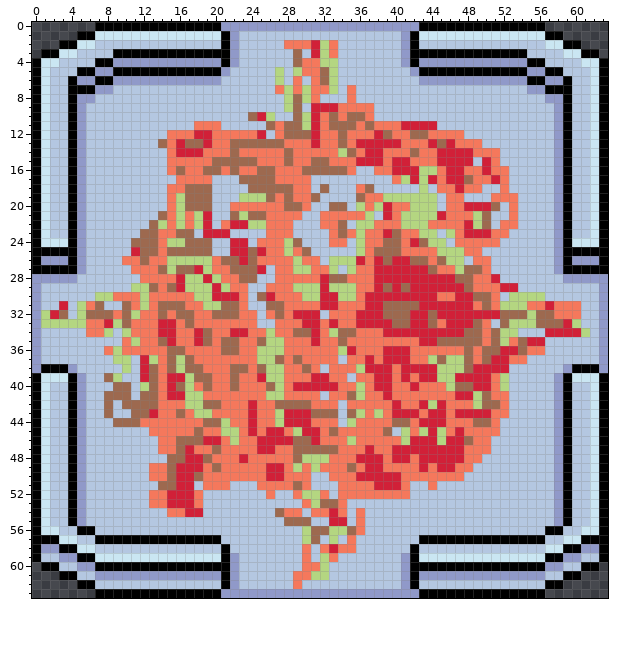
Edited in one commit: pixel-art sprite (src/main/resources/actorData/system_science/growspace/fuel.png). That is the earlier state.
The file is 64x64 pixels.
The same view after the edit:
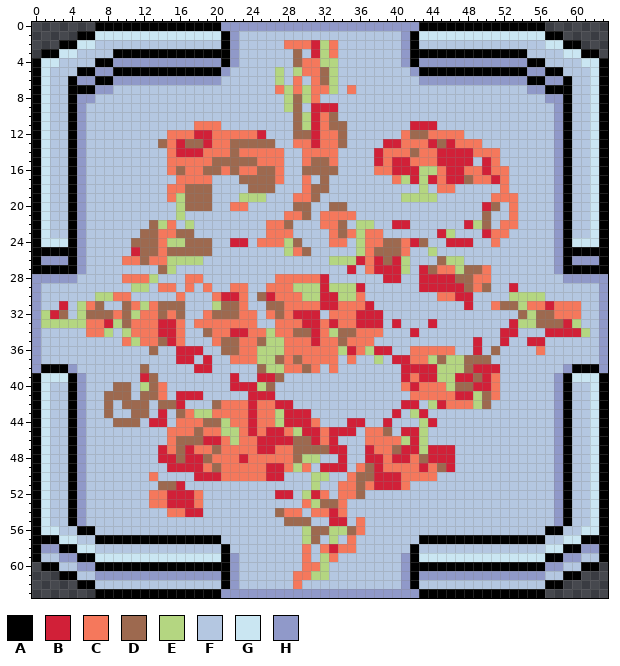
Palette (. is transparent): A #000000  B #d12038  C #f5785c  D #9d694f  E #b4d681  F #b4c7e1  G #cae6f2  H #9099c9
From old to new:
y 8: x 35 C -> F
y 9: x 34..37 CCCC -> FFFF
y 10: x 24..26 DBE -> FFF; x 34..37 CDDC -> FFFF
y 11: x 26..28 DCD -> FFF; x 35..41 DCDCCCB -> FFFFFFF
y 12: x 27..28 CD -> FF; x 35..40 CCCBDC -> FFFFFF
y 13: x 27..28 DC -> FF; x 35..38 CBBB -> FFFF
y 14: x 28..29 DC -> FF; x 34..37 EDCB -> FFFF
y 15: x 28..29 DC -> FF; x 34..37 CCBB -> FFFF
y 16: x 28..29 CC -> FF; x 34..35 DC -> FF
y 17: x 28..29 CC -> FF; x 32 F -> D
y 18: x 27..29 DDC -> FFF; x 31 F -> D; x 36..37 CD -> FF; x 47..49 BCC -> FFF
y 19: x 26..28 DCD -> FFF; x 36..40 DCCEE -> FFFFF; x 46..47 CC -> FF
y 20: x 15 C -> F; x 24..28 CCCCD -> FFFFF; x 30 C -> D; x 36..44 ECEBCCEEE -> FFFFFFFFF; x 46..49 CCBB -> FFFF
y 21: x 14..15 DC -> FF; x 17..19 CEB -> FFF; x 22..27 DEDDCC -> FFFFFF; x 30 F -> D; x 36..37 CE -> FF; x 39..49 BCEEEEBCCCE -> FFFFFFFFFFF
y 22: x 16..19 ECEB -> FEFF; x 21..25 CBBEE -> FFFFF; x 28 C -> D; x 38..47 CCCEEECCCC -> FFBBFFFFFF
y 23: x 19..21 BBB -> FFF; x 39..45 BDCCEEF -> FFFFFFB; x 47..49 CBB -> FFF
y 24: x 44..50 EEFCCCC -> FFBBBFF
y 25: x 22..27 BBDBCC -> FFFFFF; x 42..49 CCCEEECC -> FFEFFFFF
y 26: x 19..31 ECDDBDCCCCECC -> FFFFFFFFFFFFF; x 41..44 BDDC -> EFFF; x 49..50 CC -> FF
y 27: x 11..13 CCC -> FFF; x 16..25 DDBECCDDDB -> FFFFFFFFFF; x 27..33 CCEECCE -> FFFFFFF; x 35..36 EC -> BF; x 41..42 BB -> EF
y 28: x 10..11 FF -> CC; x 13..24 CCCBEEBECCDD -> EFFFCCFFFFFF; x 33..38 DDCCCB -> FFFFFF; x 41..42 BB -> FF; x 51 B -> F
y 29: x 13 D -> F; x 15..21 DBEEEBE -> CFCFCFF; x 36..42 CCBDBDB -> BFFFFFF; x 50..52 CCB -> DFF
y 30: x 11..15 CECCC -> FFFFF; x 17..20 CEEB -> FFFC; x 37..44 BBBBBBBB -> FFFFFFFF; x 49..51 DDC -> FFF
y 31: x 17..19 CCE -> FFF; x 38..47 BDDDDBBBBB -> FFFFFFFFFF; x 49..50 CD -> FF; x 52..53 EE -> DD
y 32: x 17..18 DC -> FF; x 39..53 DDDBBDBBBBBBBDD -> FFFFFFFFFFFFFFF
y 33: x 17 D -> F; x 39..50 BDDBBDCBBBDC -> FBFFFBFFFFFF; x 52..53 DE -> FB
y 34: x 17..18 CB -> FF; x 39..41 BBB -> FFF; x 43..53 BBBBBDDCDEE -> FFFFFFFFFBB
y 35: x 17..19 CBD -> FFF; x 38..54 CCCCCBBDDDDDCDECD -> FFFFFFFFFFFBFFBFF
y 36: x 8..20 CECCCCCDDCCCC -> FFFFFDFFBBBFF; x 37..38 CC -> EB; x 40..41 BB -> FF; x 47..50 CDCD -> FFBF; x 52..55 BBDC -> FFFF
y 37: x 9..10 EE -> FF; x 12..21 BECDEDCCCC -> FFFFBBFBFF; x 36..39 CBCB -> FFEF; x 49 C -> D; x 51..54 BBCC -> FFFF
y 38: x 10 E -> F; x 12..24 BDCDEDDCCCDDC -> DFFFFFBBFFFFF; x 34..40 CCEBBBC -> FFFFFFF; x 52 B -> F
y 39: x 8..9 DE -> FF; x 14..24 CBBEDDCCDCC -> FFFFFFFFBFF; x 26..34 EECCCBBCC -> BDFFFFFFF; x 36..40 CCBBC -> FFFFF; x 49 B -> D; x 52 E -> F
y 40: x 15..25 BDECDCCDCCC -> FFFFFFFBBBE; x 27..40 ECBBBBBCCECBBC -> FFFFFFFFFFFFFF; x 52 E -> F
y 41: x 15 B -> F; x 17..31 EECCCCCCCEECCCC -> BBFFFFFBBBFFFFF; x 33..41 CCDECCBCC -> FFFFFFFFF; x 52 C -> F
y 42: x 13..19 DCCCEED -> FDDBFFF; x 27..33 DDDDCCC -> BBFFFFF; x 35..43 CCCCCBCCB -> FFFFFFBBF; x 51..52 DC -> FF
y 43: x 13..15 BCC -> FBF; x 31..33 DDD -> FFF; x 35..39 DECEC -> FFFFF; x 41..52 BBCBBCBBBBCC -> FEBFFFFFFFFF
y 44: x 12..15 CCCC -> FBBF; x 32..33 CC -> FF; x 35..43 ECCCCDDCB -> BBFFBFFFE; x 45..51 BCCCDDC -> FFFFFFF
y 45: x 13..14 CC -> FF; x 33..36 DCCC -> BBBF; x 41..42 EC -> BB; x 44..51 BECBCCCC -> FFFFFFFF
y 46: x 14 C -> F; x 33..36 CCEC -> BFFF; x 43..50 BBEBBDCC -> EFFFFFFF
y 47: x 14 C -> B; x 33..36 DCCC -> BBFF; x 40 B -> D; x 43 B -> E; x 47..50 BCCC -> FFFF
y 48: x 14..15 FD -> BB; x 32..36 ECCCB -> FFBFF; x 43 B -> D; x 47..49 BCC -> FFF
y 49: x 13..15 CCD -> FFB; x 31..35 ECCCD -> FBBBF; x 37 B -> D; x 45 B -> D; x 47..48 CC -> FF
y 50: x 14..20 CDBBDCC -> FFFFBBB; x 28..34 CCCFFCC -> FFFEEFF; x 36..37 BB -> DD; x 45..47 CCC -> FFF
y 51: x 17 B -> F; x 19..21 CCC -> FFF; x 25..31 CCCCDCF -> FFFFFFE; x 36 C -> D; x 44 C -> F
y 52: x 26..29 CFFC -> FBBF; x 31 E -> B; x 36..41 CCCCCC -> DFFFFF
y 54: x 36 C -> F
Changed places in both pictures, as pixel boxes (x1, y1, x2, y2):
changed: (104, 94, 536, 517)
